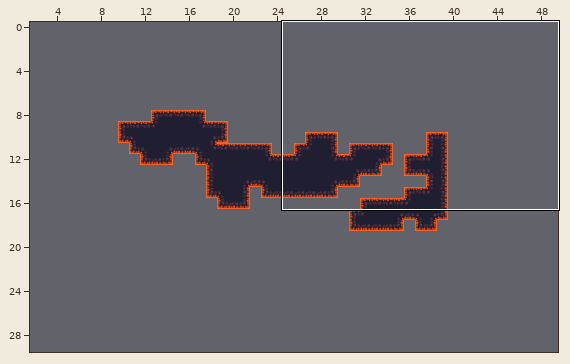
Two versions of a level (Tiled map, src/main/resources/Maps/Test/test.tmx). The picture above shows the old version from afar; the outline marks the close-up.
Close-up. The starting point:
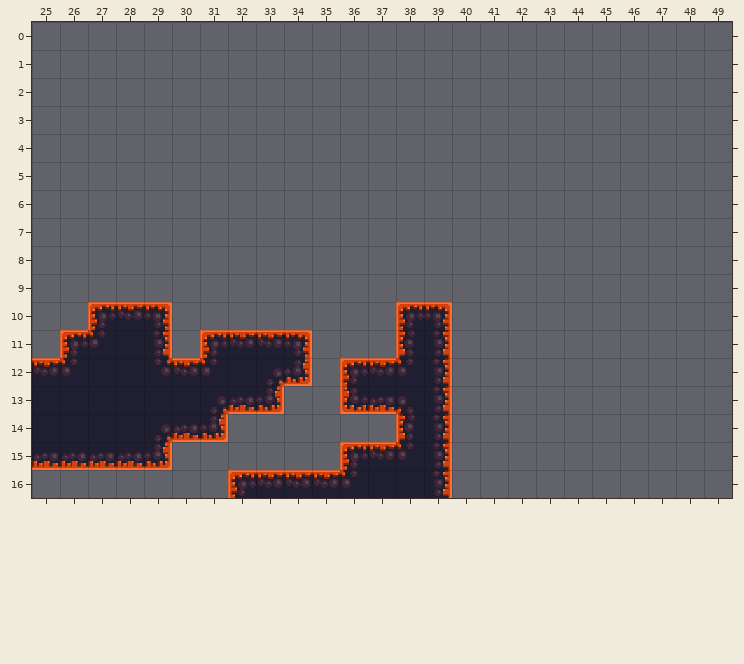
Cells are 32x32 px. Shown: x 25..49, y 0..16. The commit also changed other parts of the map, which this record leaves out. The old version is drawn lined up with the new one.
The same view after the edit:
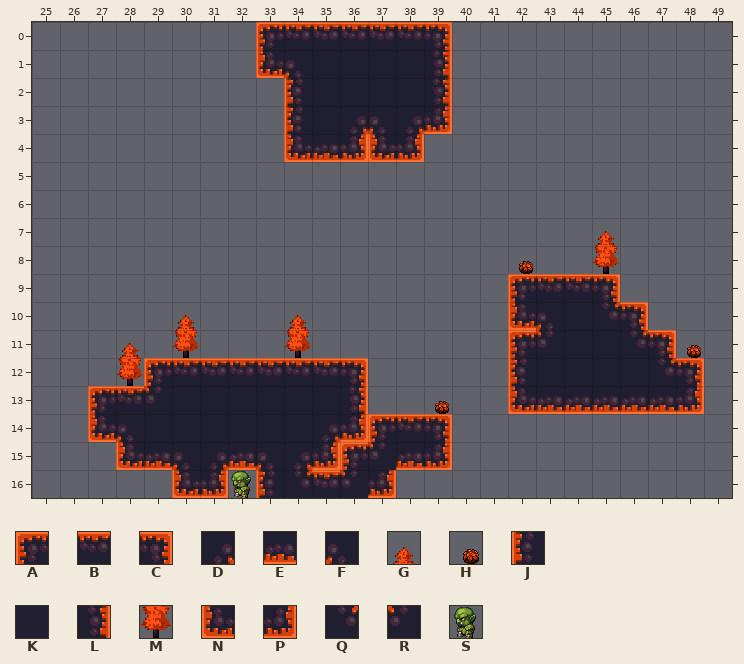
Key: from "test": A 0, B 1, C 2, D 3, E 4, F 5, G 6, H 7, J 8, K 9, L 10, M 14, N 16, P 18, Q 19, R 21, S 26.
_ is an empty cell.
Tiles replaced or removed in this view: A, B, C, D, E, F, J, K, L, N, P, Q, R.
What changed:
Changed rows in their new state; . is an unchanged cell.
map size 30x20 -> 50x30 cells (old content now starts at 10,0; both pictures use the new coordinates)
Layer "Tile Layer 1":
first column x 25:
 0 ........ABBBBBC.........
 1 ........NFKKKKL.........
 2 .........JKKKKL.........
 3 .........JKDFDP.........
 4 .........NEPNP..........
 7 ....................G...
 8 .................H..M...
 9 .................ABBC...
10 ..___G...G...__..NFKQC..
11 .__G_M___M...__..ARKKQCH
12 ___MA.BBBBBC___..JKKKKQC
13 __ABR.KKKKKL__H..NEEEEEP
14 __NFKKKKKKDPABC.........
15 ___NEFDEFDP.REP.........
16 .....NPSJQ..P__.........
Pixel boxes of the changes (left, top, right, bottom) in both close-ups:
added: (256, 22, 452, 162)
added: (508, 231, 704, 414)
changed: (32, 302, 452, 498)
